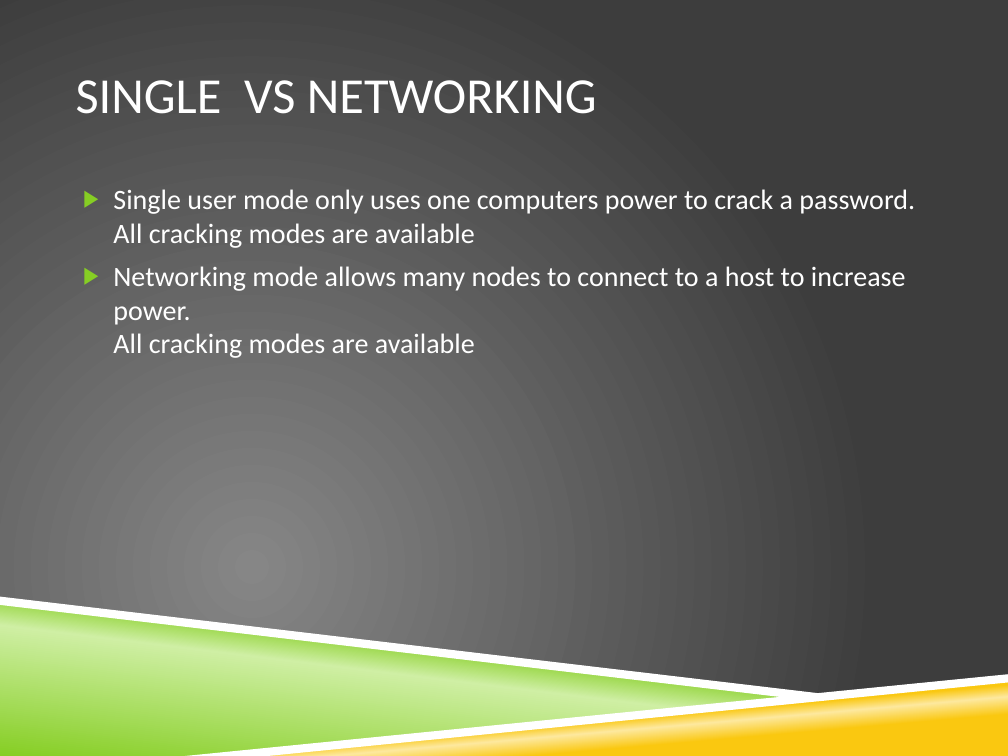
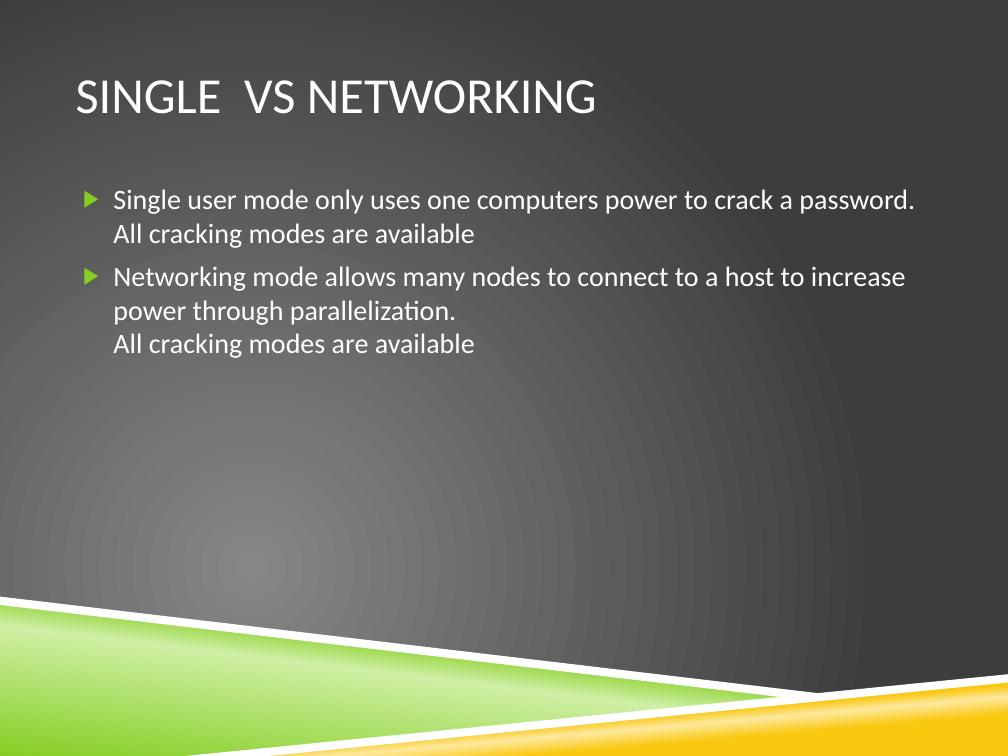
Before and after one commit to COCS4950G7/COSC4950, a slide deck: slide 12 of Documents/MIGHTY CRACKER.pptx (slide 10 before the commit). Drawn at 1008x756 pixels with LibreOffice and Linux fonts; fonts in the diff are those of the drawing; background and template pictures are left out. Boxes give left, top, right and bottom in pixels: in the first picture for what was removed or moved away, otherwise in the second. Text is boxed around its words. In the diff, an @@ line names an element or a change of style, - is before the commit and + after.

```diff
--- a/Documents/MIGHTY CRACKER.pptx
+++ b/Documents/MIGHTY CRACKER.pptx
@@ text at (113, 266, 906, 358): text changed @@
-▶ Networking mode allows many nodes to connect to a host to increase power.
-  All cracking modes are available
+▶ Networking mode allows many nodes to connect to a host to increase power through parallelization.
+  All cracking modes are available
```
Also in this commit, not shown: 7 other slides changed, 2 other files.
